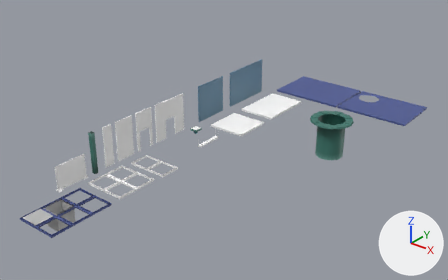
A saved change to the FBX model sigj-2018-unity/Assets/Game/3D/Technical laboratory designer-V1_Room.FBX.
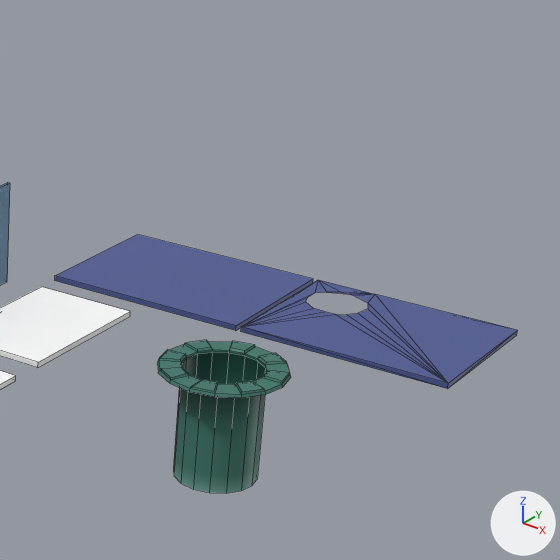
There are two pictures of each version: one whole from a camera (50 mm lens) standing at (36.5, -40.6, 27.3) and looking at (2.6, 1.8, 1.0), one close up on the part from 58% to 98% of the width and 0% to 65% of the height. Arrows for +X, +Y and +Z are at lower right; the lights stay in place. The close-ups show mesh edges as thin lines. Where no turn or scale is listed for an object, it has been applied to the vertices.

Objects in the first close-up: 'FirePit9', 'Wall_4-6', 'floor_4-6', 'floor_6-6', 'floor_6-7'.
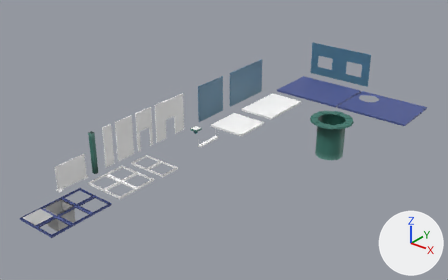
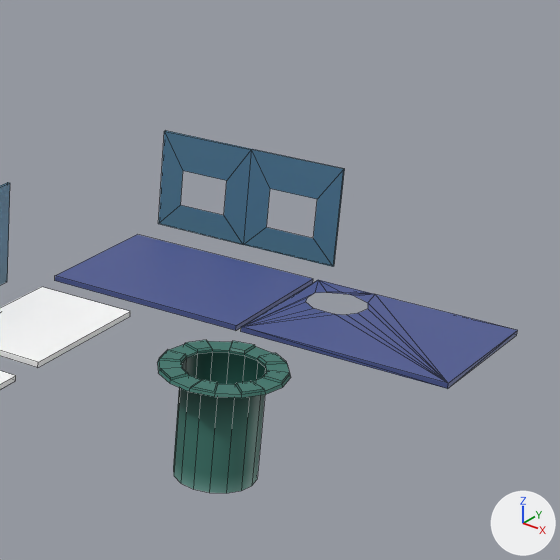
Changed parts and their boxes (x1, y1, x2, y2) in the close-ups (560 x 560 px):
'Wall_4-7', added (blue)
    after: (158, 131, 345, 267)

Edits to the bpy script that builds the scene:
```text
Add me_mesh_021:
    me_mesh_021.from_pydata(...)  # 20 vertices, 14 faces; spans x -4.0..4.0, y -0.05..0.05, z 0.0..4.0
    me_mesh_021.materials.append(mat_envgradients)  # picture img_pallet_02_env_tga
Add ob_wall_4_7:
    ob_wall_4_7 = bpy.data.objects.new('Wall_4-7', me_mesh_021)
    ob_wall_4_7.location = (1.99, 25.36, 0.29)
```
